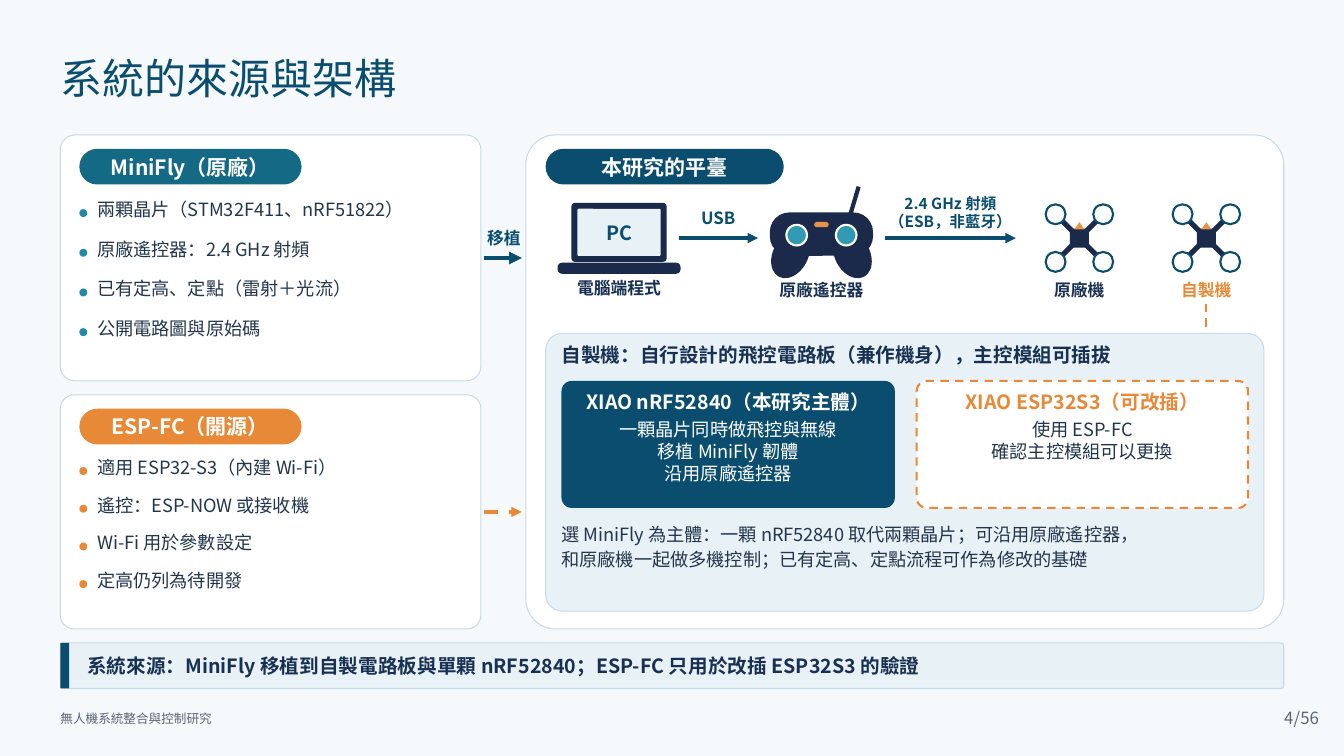
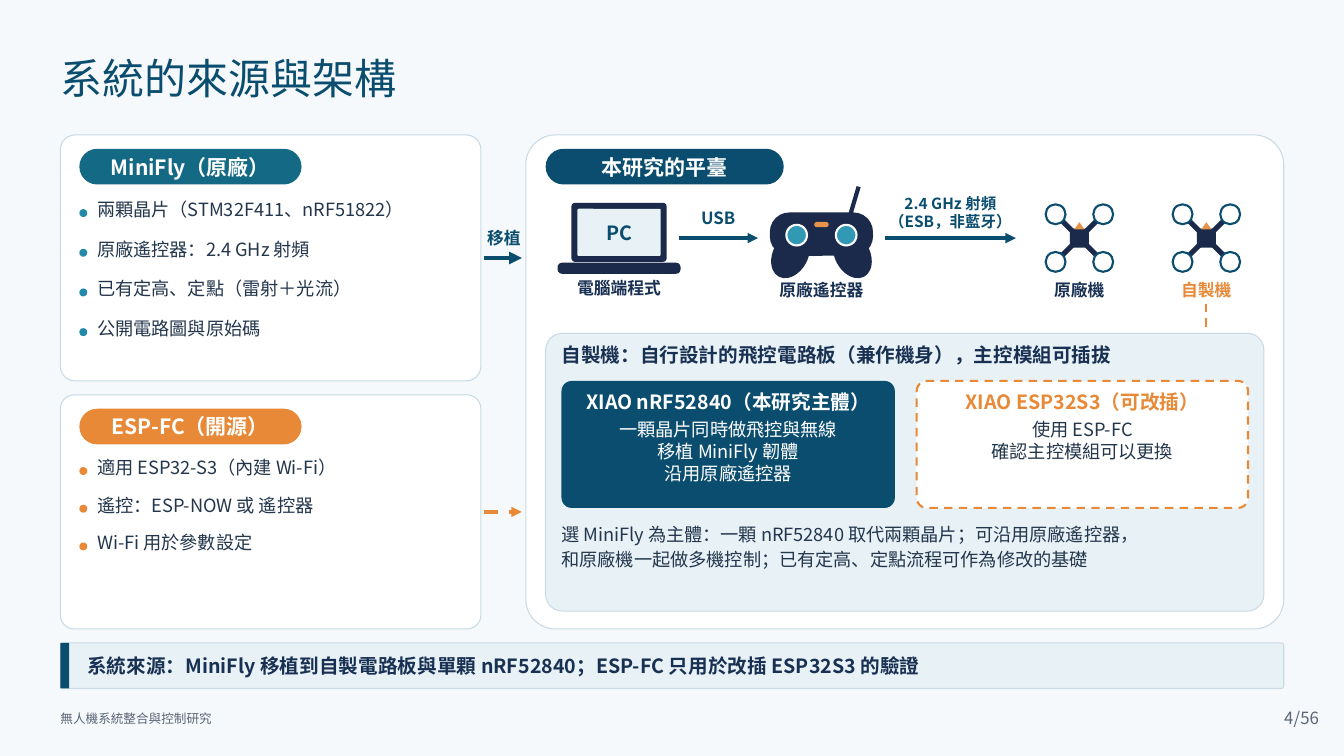
Before and after one commit to lingken1028/-, a slide deck: slide 4 of 無人機系統整合與控制研究_口試簡報 (2).pptx. Drawn at 1344x756 pixels with LibreOffice and Linux fonts; fonts in the diff are those of the drawing. Boxes give left, top, right and bottom in pixels: in the first picture for what was removed or moved away, otherwise in the second. Text is boxed around its words. In the diff, an @@ line names an element or a change of style, - is before the commit and + after.

```diff
--- a/無人機系統整合與控制研究_口試簡報 (2).pptx
+++ b/無人機系統整合與控制研究_口試簡報 (2).pptx
@@ text at [97, 496, 313, 514]: text changed @@
-遙控：ESP-NOW 或接收機
+遙控：ESP-NOW 或 遙控器
@@ ellipse removed at [80, 581, 88, 589] @@
@@ text removed at [97, 571, 242, 589] @@
-定高仍列為待開發
```
Also in this commit, not shown: 3 other slides changed.
